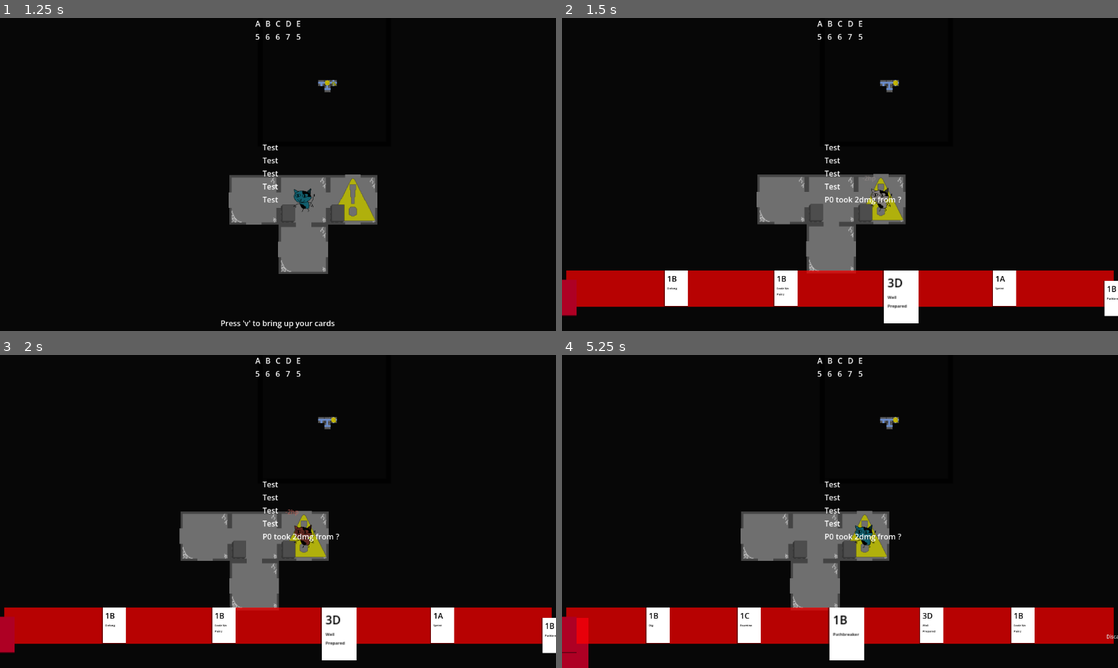
Above: before the commit, frames 1-4 (two rows, left to right).
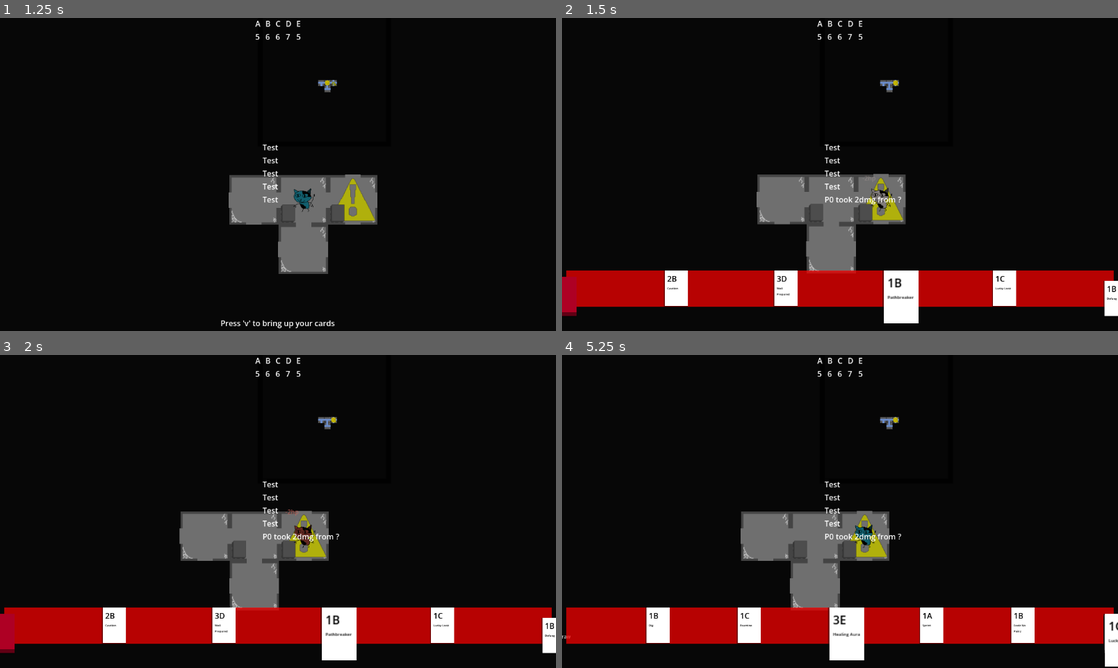
Above: after the commit, the same moments.

Repository: emrysshevek/gameganggame
Game: Godot game, scene res://scenes/GameScene.tscn
Same seed, same stepped clock (60 frames per second), same inputs: the game is played once before the commit and once after it.
Inputs (mouse positions are in pixels of both pictures, inside the frame that each line leads up to):
- Up to frame 1 (1.25 s): tap V (debug_v) at 0.5 s; move the mouse to (400, 158) at 0.52 s; hold D (move_right) from 0.53 s (still down); tap G (discard) at 0.6 s; click (400, 158) at 0.67 s
- Up to frame 2 (1.5 s): release D (move_right) at 1.25 s; tap V (debug_v) at 1.25 s; drag from (728, 190) to (812, 237) at 1.27 s
- Up to frame 3 (2 s): no input
- Up to frame 4 (5.25 s): move the mouse to (895, 442) at 2.02 s; hold D (move_right) 2.03-2.75 s; tap C (toggle_cursor) at 2.1 s; click "Draw" at 2.75 s; click "Discard" at 3.5 s; tap Enter (toggle_end_turn) at 4.25 s; drag from (812, 574) to (673, 464) at 4.27 s; tap V (debug_v) at 5 s; move the mouse to (1006, 558) at 5.02 s; hold A (move_left) from 5.03 s (still down); hold Shift from 5.03 s (still down)

Frame 1 is identical in both runs. In frame 2, 0.2% of the frame differs, in the area x 0-100%, y 82-95%; in frame 3, 0.2%; in frame 4, 1.3%, in the area x 0-100%, y 82-100%.

Commit message:
added lucky look card and status

Diff:
--- a/cards/cards/card_list.tres
+++ b/cards/cards/card_list.tres
@@ -8,14 +8,20 @@
 [ext_resource type="PackedScene" uid="uid://c1nfp633qvi8b" path="res://cards/cards/dig/dig_card.tscn" id="5_hu8k6"]
 [ext_resource type="PackedScene" uid="uid://bakduutvsha55" path="res://cards/cards/pathbreaker/pathbreaker_card.tscn" id="6_5t7bn"]
 [ext_resource type="PackedScene" uid="uid://dnojbgbc2wt4b" path="res://cards/cards/feelz_no_painz/feelz_no_painz_card.tscn" id="7_hy721"]
+[ext_resource type="PackedScene" uid="uid://ncwhp71mgugu" path="res://cards/cards/healing_aura/healing_aura_card.tscn" id="8_4im7e"]
+[ext_resource type="PackedScene" uid="uid://cwu27t77xpy8" path="res://cards/cards/caution/caution_card.tscn" id="9_j8rf1"]
+[ext_resource type="PackedScene" uid="uid://n258lqdbijua" path="res://cards/cards/lucky_look/lucky_look_card.tscn" id="10_j8rf1"]
 
 [resource]
 script = ExtResource("1_p6edn")
 cards = Dictionary[String, PackedScene]({
+"caution": ExtResource("9_j8rf1"),
 "defang": ExtResource("4_jsrv2"),
 "dig": ExtResource("5_hu8k6"),
 "examine": ExtResource("4_5t7bn"),
 "feelz_no_painz": ExtResource("7_hy721"),
+"healing_aura": ExtResource("8_4im7e"),
+"lucky_look": ExtResource("10_j8rf1"),
 "pathbreaker": ExtResource("6_5t7bn"),
 "sprint": ExtResource("3_4e6cq"),
 "well_prepared": ExtResource("2_r4ysr")
--- a/cards/cards/caution/caution_card.gd
+++ b/cards/cards/caution/caution_card.gd
@@ -5,4 +5,5 @@
 
 func _trigger_play_ability() -> void:
 	var ally := targets[0] as Character
-	#ally.status_manager.add_status()
+	ally.status_manager.add_status(ProtectedStatus.new(1))
+	super._trigger_play_ability()
--- a/cards/cards/caution/caution_card.tscn
+++ b/cards/cards/caution/caution_card.tscn
@@ -11,6 +11,10 @@
 max_count = 1
 metadata/_custom_type_script = "uid://c53pw6ymaxio3"
 
-[node name="Card" unique_id=693299294 instance=ExtResource("1_mbx0c")]
+[node name="CautionCard" unique_id=693299294 instance=ExtResource("1_mbx0c")]
 script = ExtResource("2_1tjxp")
+cost = Dictionary[int, int]({
+1: 2
+})
+description = "Caution"
 targets_required = SubResource("Resource_ij7ju")
--- a/cards/cards/healing_aura/healing_aura_card.gd
+++ b/cards/cards/healing_aura/healing_aura_card.gd
@@ -1 +1,15 @@
 extends Card
+
+## Healing Aura: all characters within range 3 heal 3
+
+@export var target_range := 3
+@export var heal_amount := 3
+
+func _trigger_play_ability() -> void:
+	var grid_man := Utils.try_get_grid_man()
+	for character: Character in Utils.try_get_game_scene().characters:
+		var dist = grid_man.get_distance(0, owning_character.grid_coordinates, character.grid_coordinates)
+		if dist <= target_range:
+			character.heal(heal_amount)
+
+	super._trigger_play_ability()
--- a/cards/cards/healing_aura/healing_aura_card.tscn
+++ b/cards/cards/healing_aura/healing_aura_card.tscn
@@ -5,7 +5,10 @@
 
 [node name="HealingAuraCard" unique_id=693299294 instance=ExtResource("1_w0ut5")]
 script = ExtResource("2_btdx2")
+target_range = 3
+heal_amount = 3
 cost = Dictionary[int, int]({
 4: 3
 })
+description = "Healing Aura"
 targets_required = null
--- /dev/null
+++ b/cards/cards/lucky_look/lucky_look_card.gd
@@ -0,0 +1,8 @@
+extends Card
+
+## Lucky Look: Gain move 2 and Lucky Look 2
+
+func _trigger_play_ability() -> void:
+	owning_character.movement += 2
+	owning_character.status_manager.add_status(LuckyLookStatus.new(2))
+	super._trigger_play_ability()
--- /dev/null
+++ b/cards/cards/lucky_look/lucky_look_card.tscn
@@ -0,0 +1,12 @@
+[gd_scene format=3 uid="uid://n258lqdbijua"]
+
+[ext_resource type="PackedScene" uid="uid://bnv5dqpc4y8xb" path="res://cards/card.tscn" id="1_f70yk"]
+[ext_resource type="Script" uid="uid://crajcn7eshvdy" path="res://cards/cards/lucky_look/lucky_look_card.gd" id="2_ky7m1"]
+
+[node name="LuckyLookCard" unique_id=693299294 instance=ExtResource("1_f70yk")]
+script = ExtResource("2_ky7m1")
+cost = Dictionary[int, int]({
+2: 1
+})
+description = "Lucky Look"
+targets_required = null
--- /dev/null
+++ b/components/status/statuses/lucky_look_status.gd
@@ -0,0 +1,38 @@
+class_name LuckyLookStatus
+extends CharacterStatus
+
+## Luck Look X: For next X moves, if you explore a tile, gain 1 extra value
+
+var tile: Tile
+
+func _init(val:int) -> void:
+	status_name = "Lucky Look"
+	value = val
+
+
+func apply(target: Node) -> bool:
+	if not super.apply(target):
+		return false
+
+	Events.tile_explored.connect(_on_tile_explored)
+	Events.character_moved.connect(_on_character_moved)
+	return true
+
+
+func trigger_effect() -> void:
+	var value_manager := Utils.try_get_value_manager()
+	value_manager.gain_value(tile.explore_value)
+	super.trigger_effect()
+
+
+func _on_tile_explored(tile: Tile, character: Character) -> void:
+	if character == self.character:
+		self.tile = tile
+		trigger_effect()
+
+
+func _on_character_moved(character: Character, _old, _new) -> void:
+	if character == self.character:
+		value -= 1
+		if value <= 0:
+			remove_status.emit.call_deferred(self)
Not shown, added: cards/cards/lucky_look/lucky_look_card.gd.uid
Not shown, added: components/status/statuses/lucky_look_status.gd.uid
